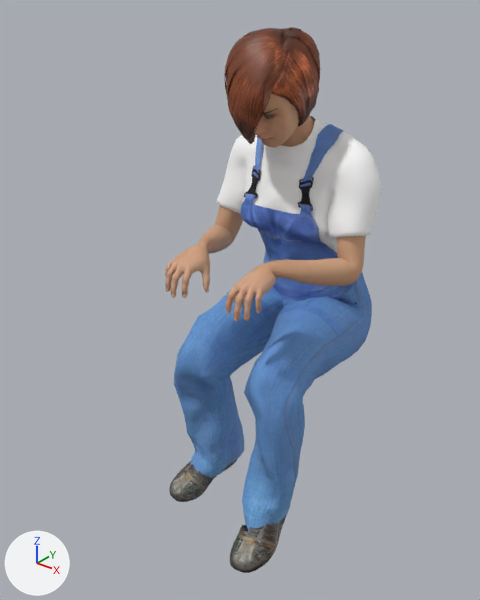
Before and after pictures for a commit that changed the glTF model assets/props/people-jo-sit-laptop.glb.
Before and after are seen from a camera (50 mm lens) standing at (0.949, -1.206, 0.432) and looking at (-0.041, 0.032, -0.336). Arrows for +X, +Y and +Z are at lower left; the lights stay in place. The first picture is the older version. Vertices at exactly the same position are counted once.

Script lines for the objects in view, before the commit:
```python
me_base_001 = bpy.data.meshes.new('base.001')
me_base_001.from_pydata(...)  # 22613 vertices, 41699 faces; spans x -0.237..0.237, y -0.217..0.437, z -0.99..0.33
# faces by material slot: [16446, 8129, 192, 368, 172, 6986, 2286, 7120]
me_base_001.materials.append(mat_human_body)  # picture img_people_jo_sit_laptop__2_middleage_lightskinned_female_diffuse_png
me_base_001.materials.append(mat_human_bob01)
me_base_001.materials.append(mat_human_eyebrow004)
me_base_001.materials.append(mat_human_eyelashes01)
me_base_001.materials.append(mat_human_low_poly)  # picture img_people_jo_sit_laptop__1_bluegreen_eye_png
me_base_001.materials.append(mat_human_male_worksuit01)
me_base_001.materials.append(mat_human_shoes02)  # picture img_shoes02_diffuse
me_base_001.materials.append(mat_human_teeth_base)  # picture img_teeth
ob_people_jo_sit_laptop = bpy.data.objects.new('people-jo-sit-laptop', me_base_001)
ob_people_jo_sit_laptop.location = (0.0, 0.0, 0.0)
```
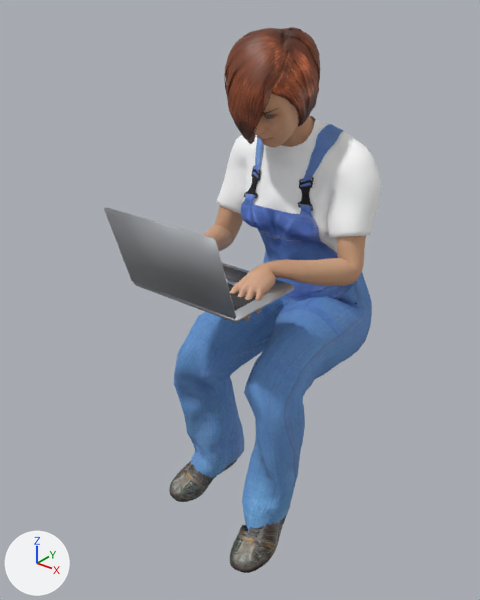
The newer file is also turned or shifted as a whole; pictures and numbers use the older file's frame.

Location of each change, [x1, y1, x2, y2] in pixels of the pictures (480 x 600 px):
'people-jo-sit-laptop', reshaped (28% wider): before [165, 27, 381, 573]; after [104, 27, 381, 573]
part 1 of me_base_001, added: after [227, 283, 256, 311]
part 2 of me_base_001, added: after [223, 265, 248, 282]
part 3 of me_base_001, added: after [134, 263, 294, 323]
part 4 of me_base_001, added: after [104, 207, 236, 319]

What changed in the scene script:
```text
Add mat_held_laptop_screen:
    mat_held_laptop_screen = principled_material('Held.laptop screen')
    mat_held_laptop_screen.base_color = (0.36, 0.45, 0.58)  # greyish blue #a2b3c8
    mat_held_laptop_screen.roughness = 0.25
    mat_held_laptop_screen.emission_color = (0.34, 0.43, 0.56)  # greyish blue #9eafc5
    mat_held_laptop_screen.emission_strength = 1.0
Add mat_held_laptop:
    mat_held_laptop = principled_material('Held.laptop')
    mat_held_laptop.base_color = (0.6, 0.62, 0.65)  # light grey #cbced3
    mat_held_laptop.metallic = 0.85
    mat_held_laptop.roughness = 0.38
Add mat_held_laptop_keys:
    mat_held_laptop_keys = principled_material('Held.laptop keys')
    mat_held_laptop_keys.base_color = (0.055, 0.055, 0.06)  # dark grey #424245
    mat_held_laptop_keys.roughness = 0.6
Change me_base_001:
    used by ob_people_jo_sit_laptop; location = (0.0, 0.0, 0.0)
    remove me_base_001.from_pydata(...)  # 22613 vertices, 41699 faces; spans x -0.237..0.237, y -0.217..0.437, z -0.99..0.33
    add me_base_001.from_pydata(...)  # 22699 vertices, 41851 faces; spans x -0.237..0.237, y -0.299..0.437, z -0.99..0.33
    me_base_001 part 1: a new loose piece, a box spanning x -0.135..0.135, y -0.2063..-0.1063, z -0.2193..-0.2172, in mat_held_laptop_keys (dark grey #424245)
    me_base_001 part 2: a new loose piece, a box spanning x -0.045..0.045, y -0.0838..-0.0288, z -0.2196..-0.2176, in mat_held_laptop_keys (dark grey #424245)
    me_base_001 part 3: a new loose piece of 32 vertices spanning x -0.16..0.16, y -0.231..-0.011, z -0.233..-0.219, in mat_held_laptop (light grey #cbced3)
    me_base_001 part 4: a new loose piece of 32 vertices spanning x -0.16..0.16, y -0.299..-0.228, z -0.221..-0.021, in mat_held_laptop (light grey #cbced3)
    other edits to the shape of me_base_001 do not show in these pictures
    add me_base_001.materials.append(mat_held_laptop)  # light grey #cbced3
    add me_base_001.materials.append(mat_held_laptop_keys)  # dark grey #424245
    add me_base_001.materials.append(mat_held_laptop_screen)  # greyish blue #a2b3c8, glowing greyish blue #9eafc5
```
